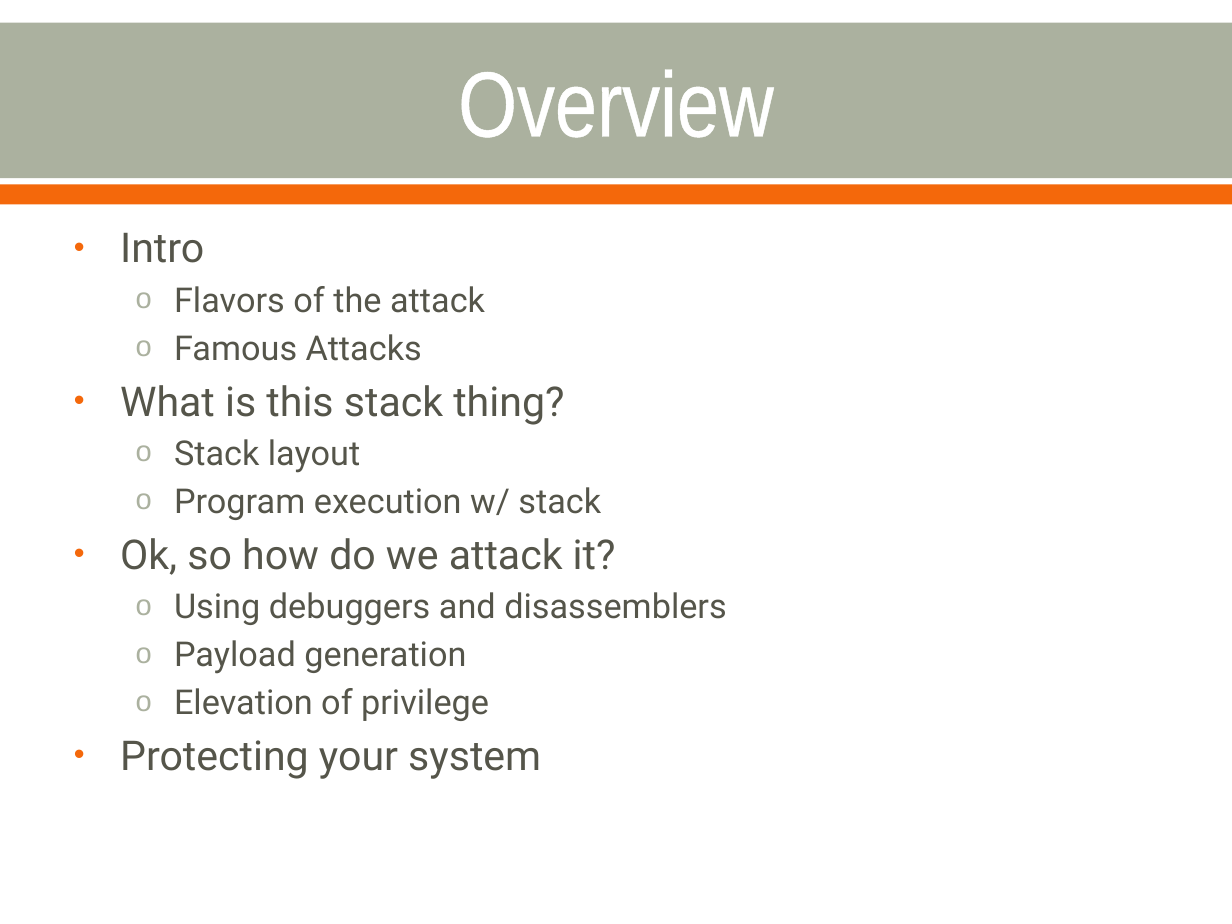
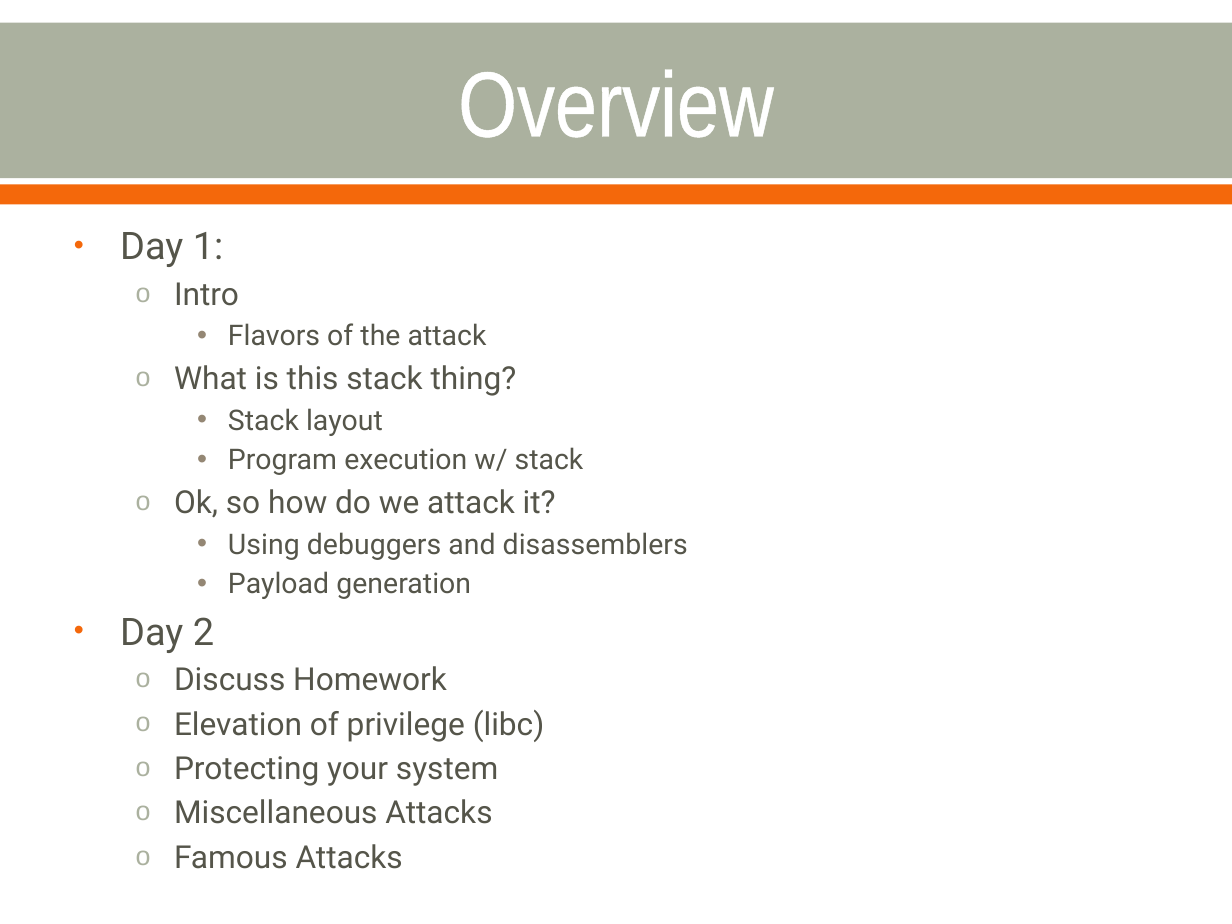
Before and after one commit to cornwe19/cse825, a slide deck: slide 3 of Buffer Overflow Attacks.pptx. Drawn at 1232x924 pixels with LibreOffice and Linux fonts; fonts in the diff are those of the drawing. Boxes give left, top, right and bottom in pixels: in the first picture for what was removed or moved away, otherwise in the second. Text is boxed around its words. In the diff, an @@ line names an element or a change of style, - is before the commit and + after.

Commit message:
fixing the homework doc

```diff
--- a/Buffer Overflow Attacks.pptx
+++ b/Buffer Overflow Attacks.pptx
@@ text at [120,232,224,267]: paragraph added @@
+• Day 1:
@@ text at [174,282,688,786]: size 24 to 18.5 pt in "Intro", "What is this stack thing?", "Ok, so how do we attack it?", "Protecting your system"; size 20 to 16.6 pt in "Flavors of the attack", "Stack layout", "Program execution w/ stack", "Using debuggers and disassemblers" and 1 more places; bullet • to o; list level 1 to 2 in "Intro"; bullet colour #F4680B to #ABB19F; bullet o to •; list level 2 to 3 in "Flavors of the attack"; bullet colour #ABB19F to #948774; list level 1 to 2 in "What is this stack thing?"; list level 2 to 3 in "Stack layout"; list level 2 to 3 in "Program execution w/ stack"; list level 1 to 2 in "Ok, so how do we ..."; list level 2 to 3 in "Using debuggers and disassemblers"; list level 2 to 3 in "Payload generation"; list level 1 to 2 in "Protecting your system" @@
@@ text at [174,334,422,361]: paragraph removed @@
-  o Famous Attacks
@@ text at [120,617,545,742]: text changed; size 20 to 18.5 pt @@
-  o Elevation of privilege
+• Day 2
+  o Discuss Homework
+  o Elevation of privilege (libc)
@@ text at [174,799,492,824]: paragraphs added @@
+  o Miscellaneous Attacks
+  o Famous Attacks
```
Also in this commit, not shown: 1 other file.
